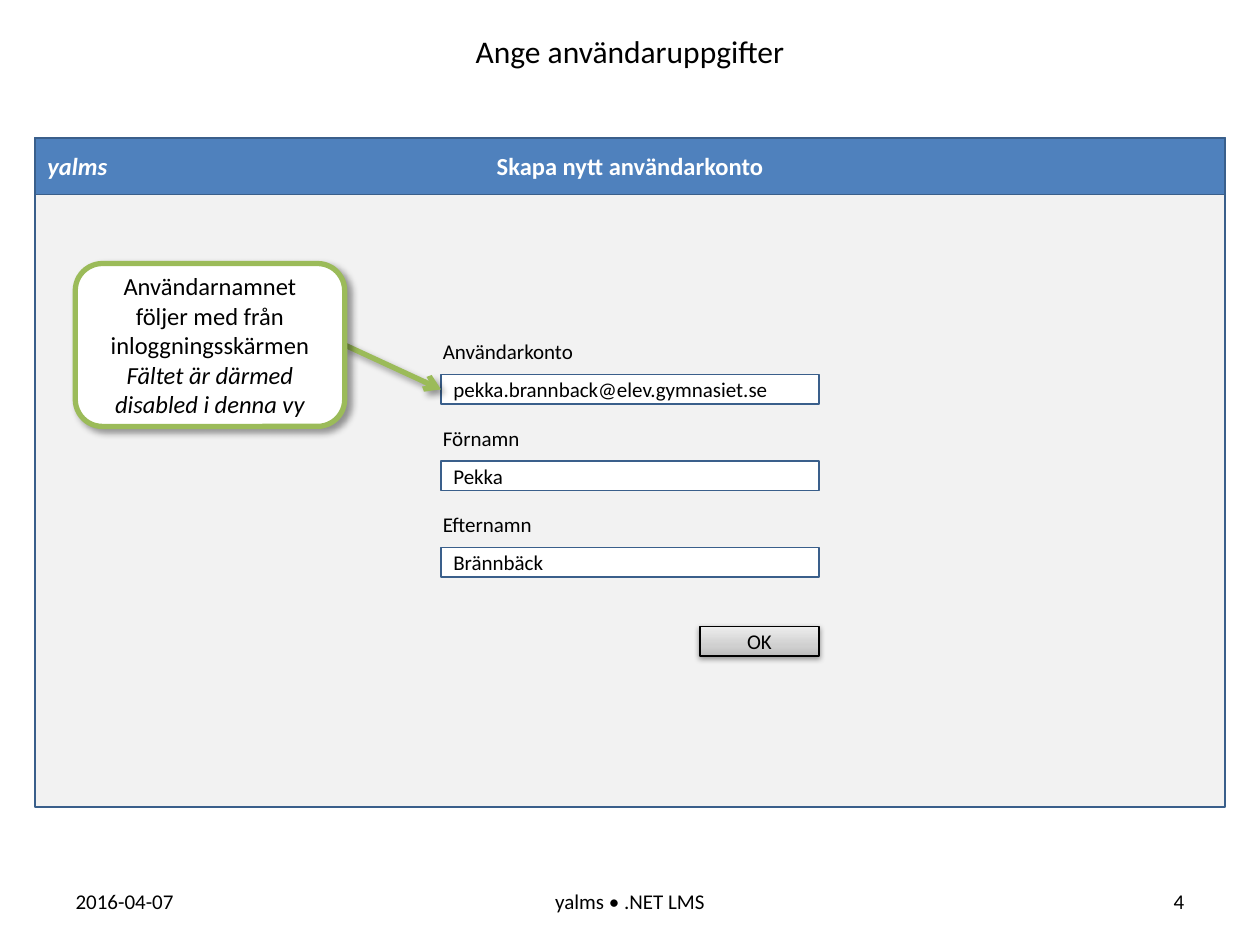
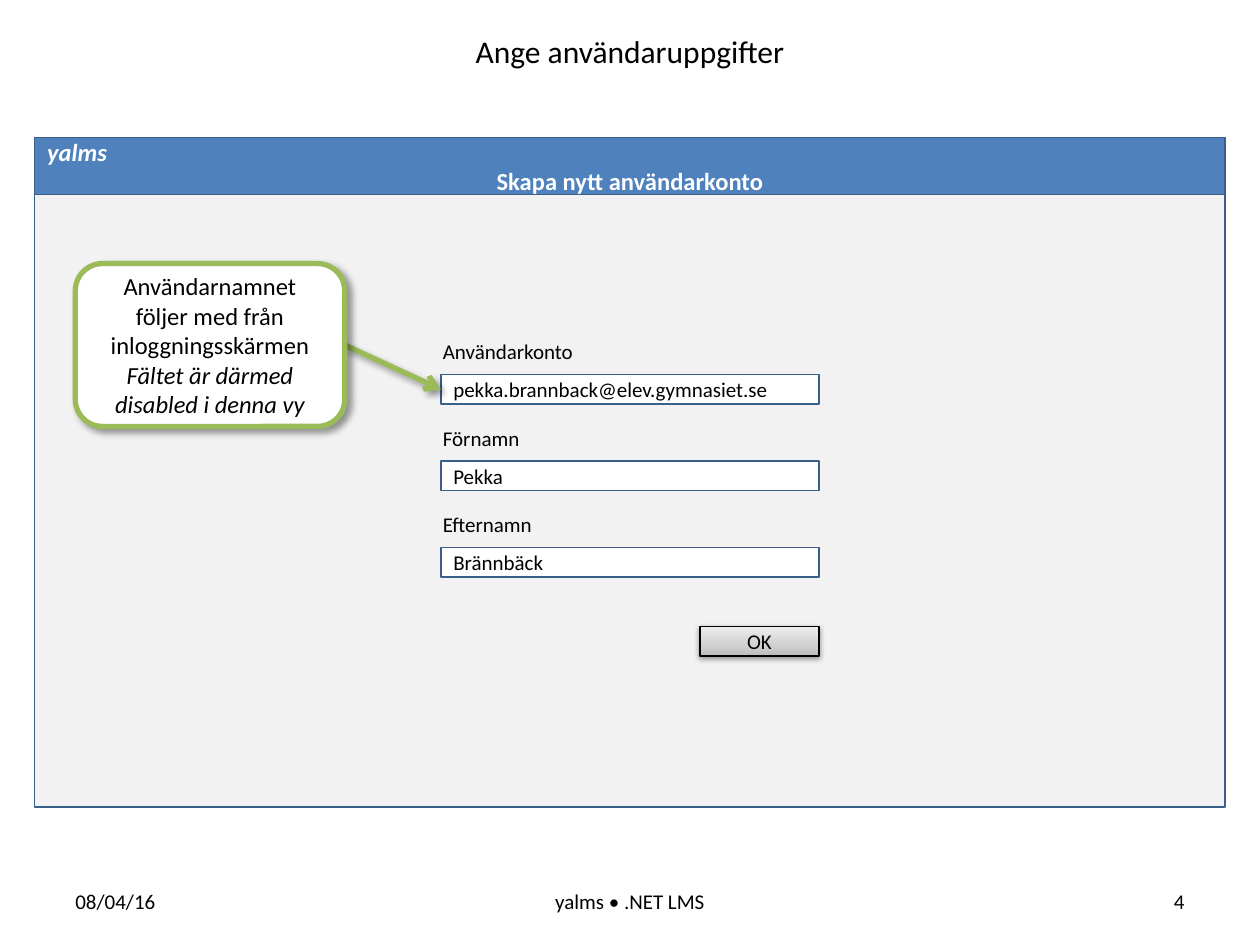
Before and after one commit to sc-elev/yalms, a slide deck: slide 4 of doc/Presentation_yalms.pptx. Drawn at 1260x945 pixels with LibreOffice and Linux fonts; fonts in the diff are those of the drawing. Boxes give left, top, right and bottom in pixels: in the first picture for what was removed or moved away, otherwise in the second. Text is boxed around its words. In the diff, an @@ line names an element or a change of style, - is before the commit and + after.

```diff
--- a/doc/Presentation_yalms.pptx
+++ b/doc/Presentation_yalms.pptx
@@ rectangle "yalms" at (x1=35, y1=137, x2=1226, y2=194): columns 3 to 1; outline #3A5F8C 1 pt to #3A5F8C 0.99 pt @@
@@ rectangle at (x1=35, y1=137, x2=1226, y2=806): outline #3A5F8C 1 pt to #3A5F8C 0.99 pt @@
@@ rectangle "pekka.brannback@elev.gymnasiet.se" at (x1=441, y1=374, x2=819, y2=404): outline #3A5F8C 1 pt to #3A5F8C 0.99 pt @@
@@ text at (x1=75, y1=894, x2=155, y2=910): text changed @@
-2016-04-07
+08/04/16
```
Also in this commit, not shown: 20 other slides changed, 4 slides added.
